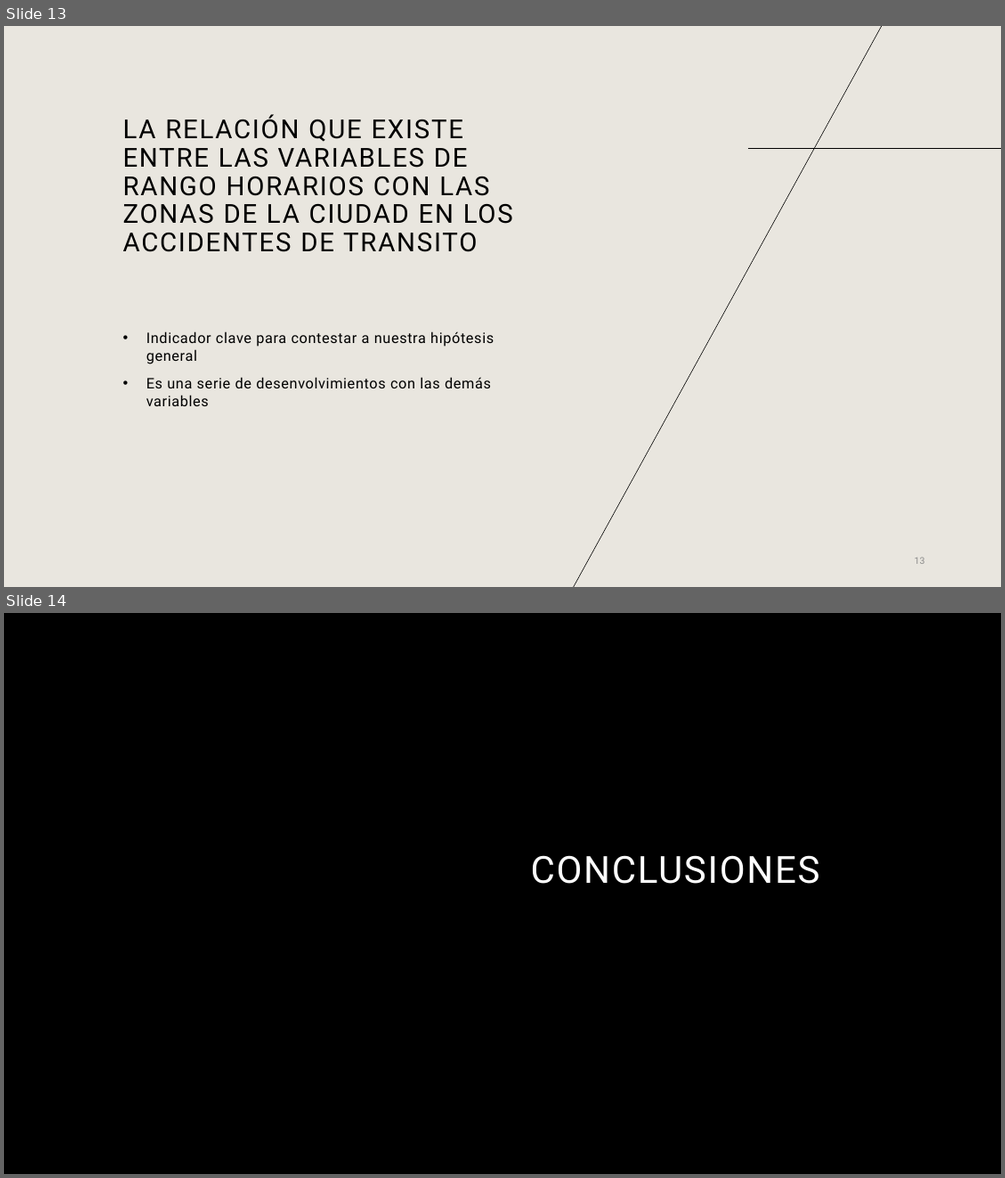
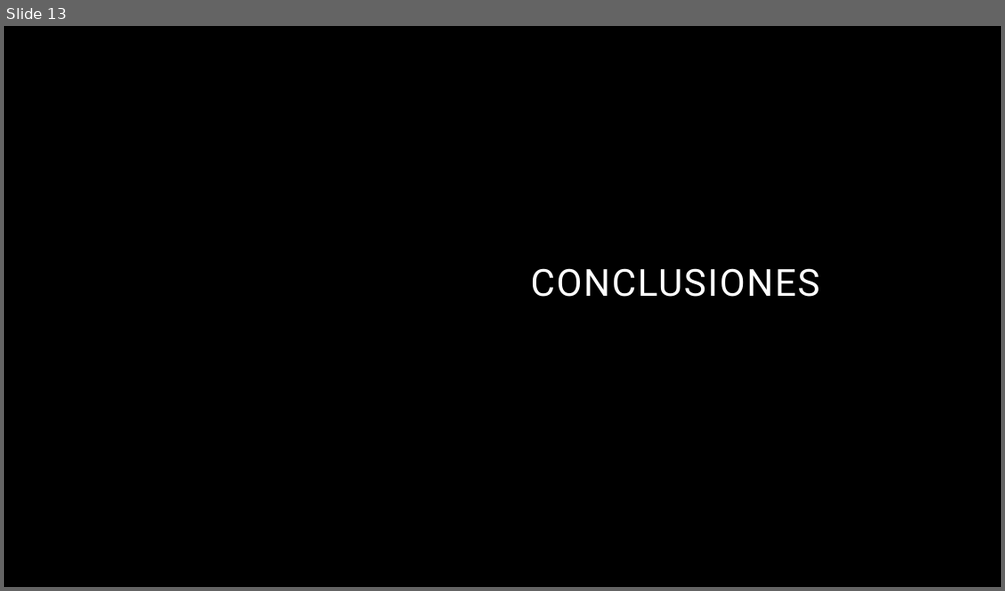
Before and after one commit to Bryan-GM94/ONLINE_DS_THEBRIDGE_BRYAN_TRABAJOS, a slide deck: EDA_Entrega/Código/Accidentes de tránsito Madrid 2012.pptx. Shown one above the other, each under a label of ours: slides 13 and 14 before the commit, slide 13 after it. The pictures are 1005x1178 and 1005x591 pixels, drawn with LibreOffice and Linux fonts; fonts in the diff are those of the drawing; background and template pictures are left out. Boxes give left, top, right and bottom in pixels: in the first picture for what was removed or moved away, otherwise in the second. Text is boxed around its words. In the diff, an @@ line names an element or a change of style, - is before the commit and + after.

```diff
--- a/EDA_Entrega/Código/Accidentes de tránsito Madrid 2012.pptx
+++ b/EDA_Entrega/Código/Accidentes de tránsito Madrid 2012.pptx
@@ slide 13 removed at (4,26,1001,587), background #E9E6DF @@
@@ line removed from (882, 26) to (573, 587) @@
@@ title removed at (123,114,513,252) @@
-LA RELACIÓN QUE EXISTE ENTRE LAS VARIABLES DE RANGO HORARIOS CON LAS ZONAS DE LA CIUDAD EN LOS ACCIDENTES DE TRANSITO
@@ line removed from (748, 149) to (1001, 149) @@
@@ text removed at (146,331,494,406) @@
-• Indicador clave para contestar a nuestra hipótesis general
-• Es una serie de desenvolvimientos con las demás variables
@@ page number removed at (914,556,925,564) @@
-13
@@ what was slide 14 is now slide 13 @@
```
Also in this commit, not shown: 1 slide changed, 1 other file.
